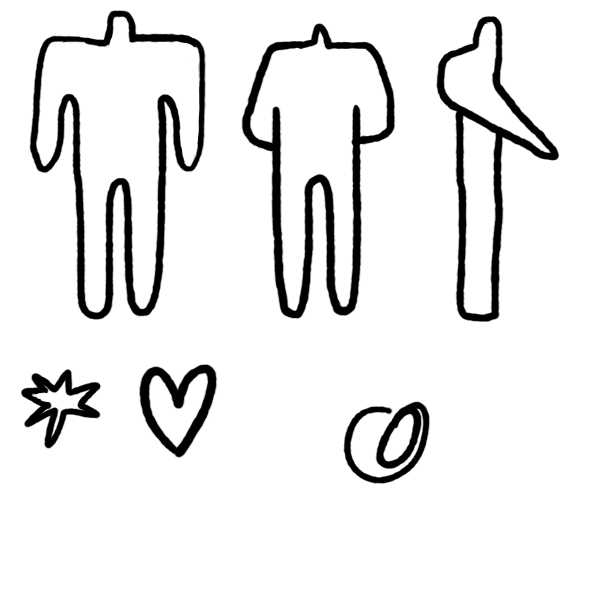
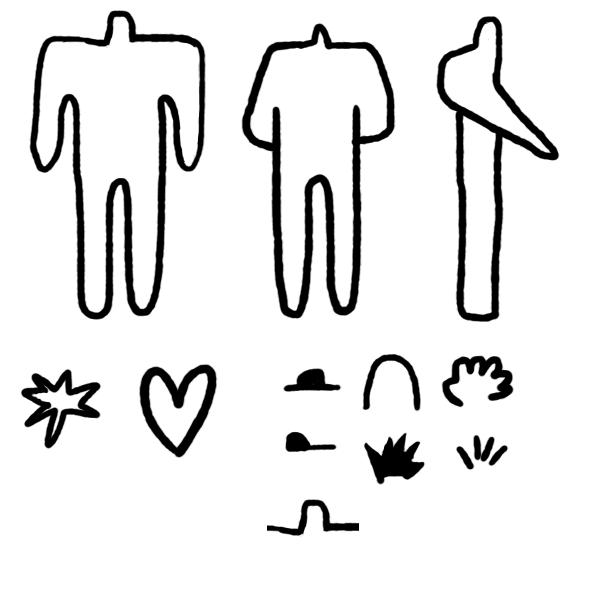
Layered file, before and after one edit (600x600). Changes by layer:
added group "Group 1" with 7 layers above "Layer 17" over (267, 354, 514, 537)
added layer "Layer 23" in group "Group 1" over (456, 435, 509, 470)
added layer "Layer 22" in group "Group 1" over (363, 432, 425, 485)
added layer "Layer 21" in group "Group 1" over (285, 431, 337, 452)
added layer "Layer 20" in group "Group 1" over (441, 355, 514, 408)
added layer "Layer 18" in group "Group 1" over (362, 354, 421, 412)
renamed "Layer 18" to "hats", moved it into group "Group 1", painted on it over (283, 368, 342, 392)
added layer "Layer 19" in group "Group 1" over (267, 499, 359, 537)
painted on "Layer 17" over (343, 401, 430, 484)
